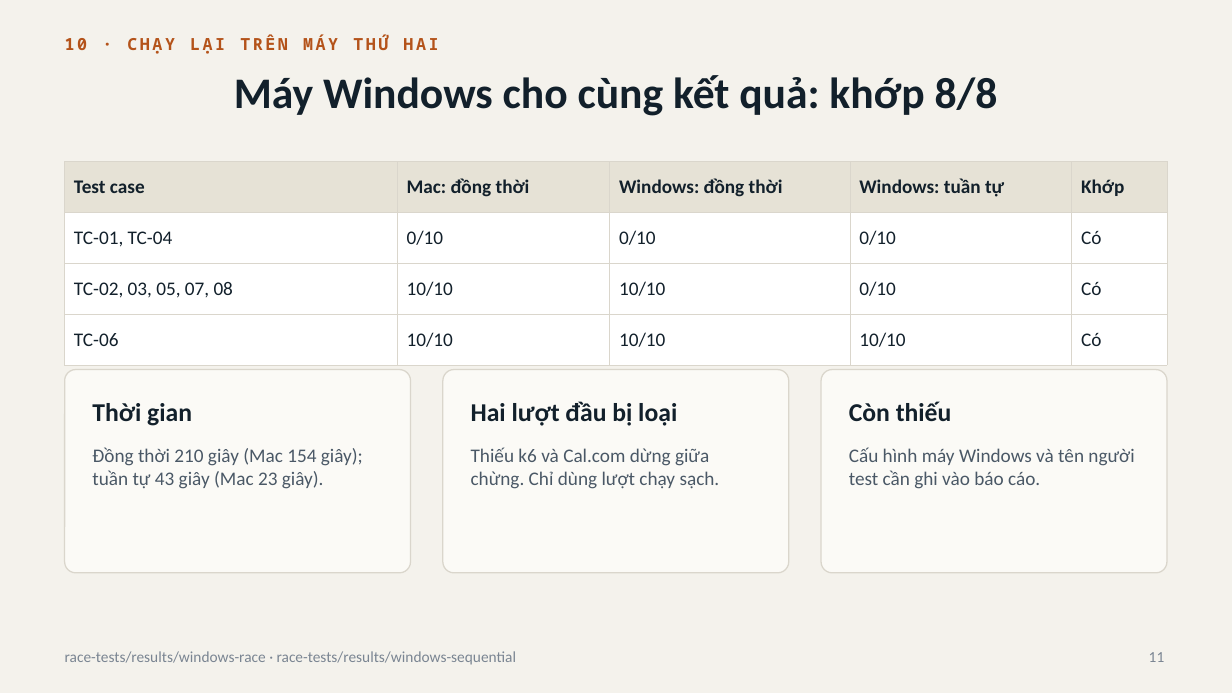
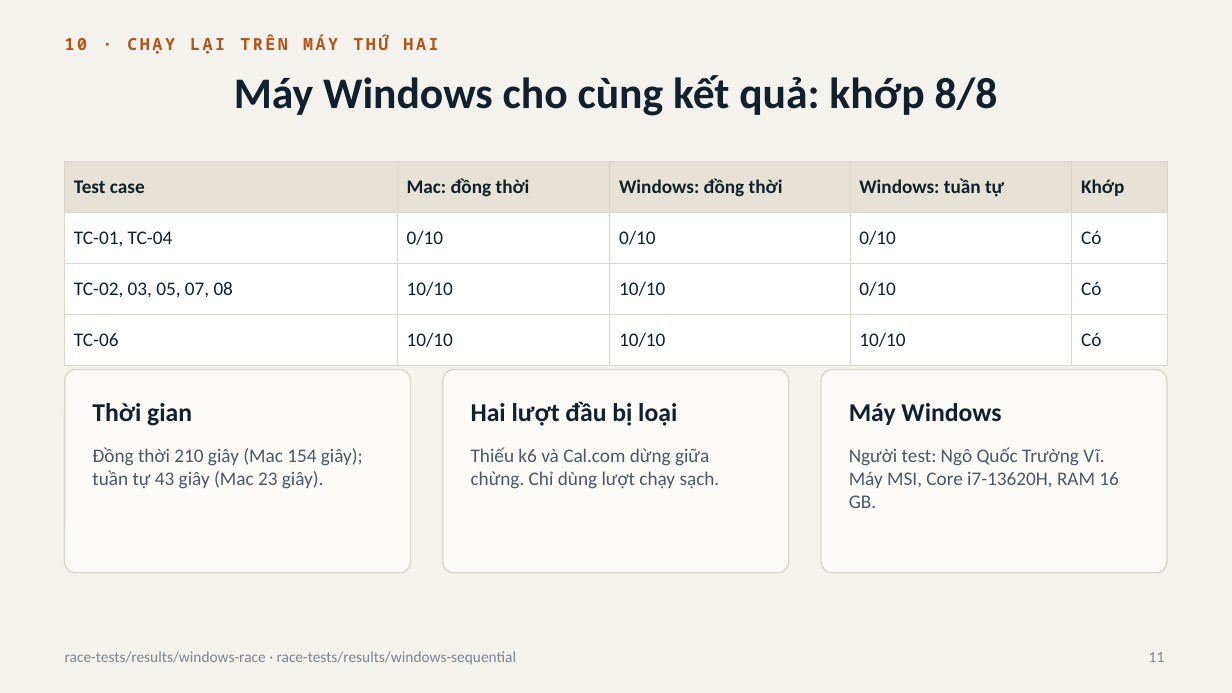
Before and after one commit to 2312741-sudo/kiem_thu_pm, a slide deck: slide 11 of docs/BAO_CAO_GIUA_KY_R05-K15.pptx. Drawn at 1232x693 pixels with LibreOffice and Linux fonts; fonts in the diff are those of the drawing. Boxes give left, top, right and bottom in pixels: in the first picture for what was removed or moved away, otherwise in the second. Text is boxed around its words. In the diff, an @@ line names an element or a change of style, - is before the commit and + after.

```diff
--- a/docs/BAO_CAO_GIUA_KY_R05-K15.pptx
+++ b/docs/BAO_CAO_GIUA_KY_R05-K15.pptx
@@ text at box(849, 403, 1001, 425): text changed @@
-Còn thiếu
+Máy Windows
@@ text at box(849, 447, 1118, 508): text changed @@
-Cấu hình máy Windows và tên người test cần ghi vào báo cáo.
+Người test: Ngô Quốc Trường Vĩ. Máy MSI, Core i7-13620H, RAM 16 GB.
```
Also in this commit, not shown: 1 other slide changed, 3 other files.
